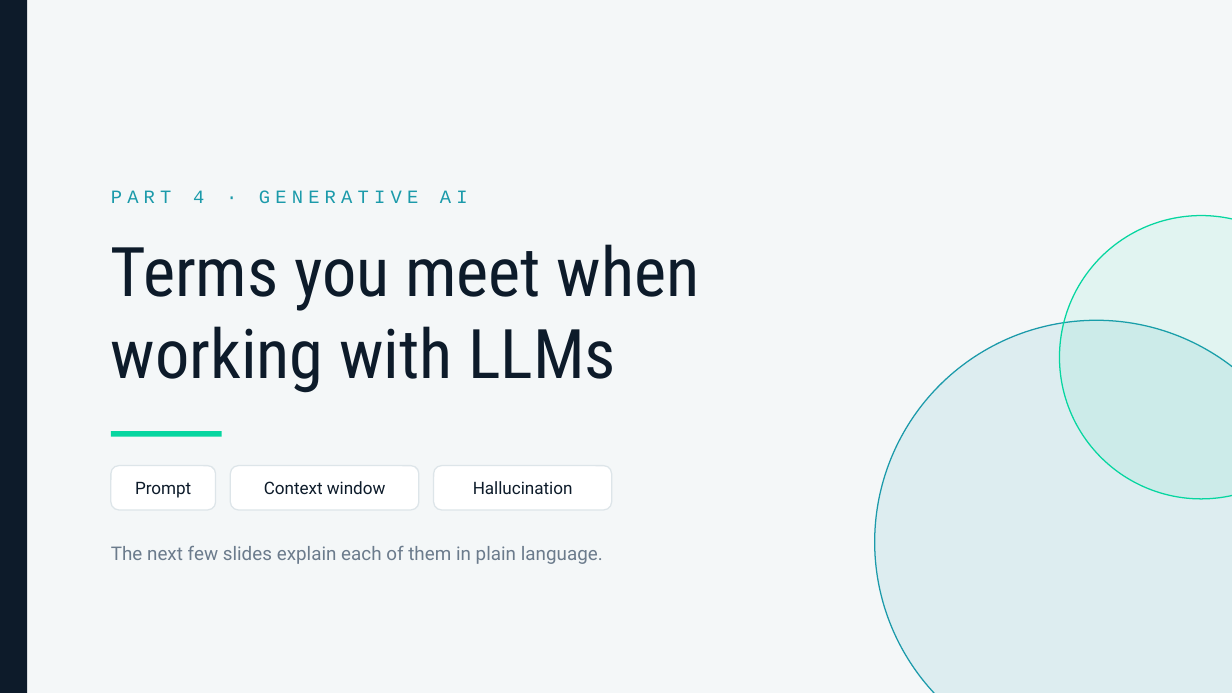
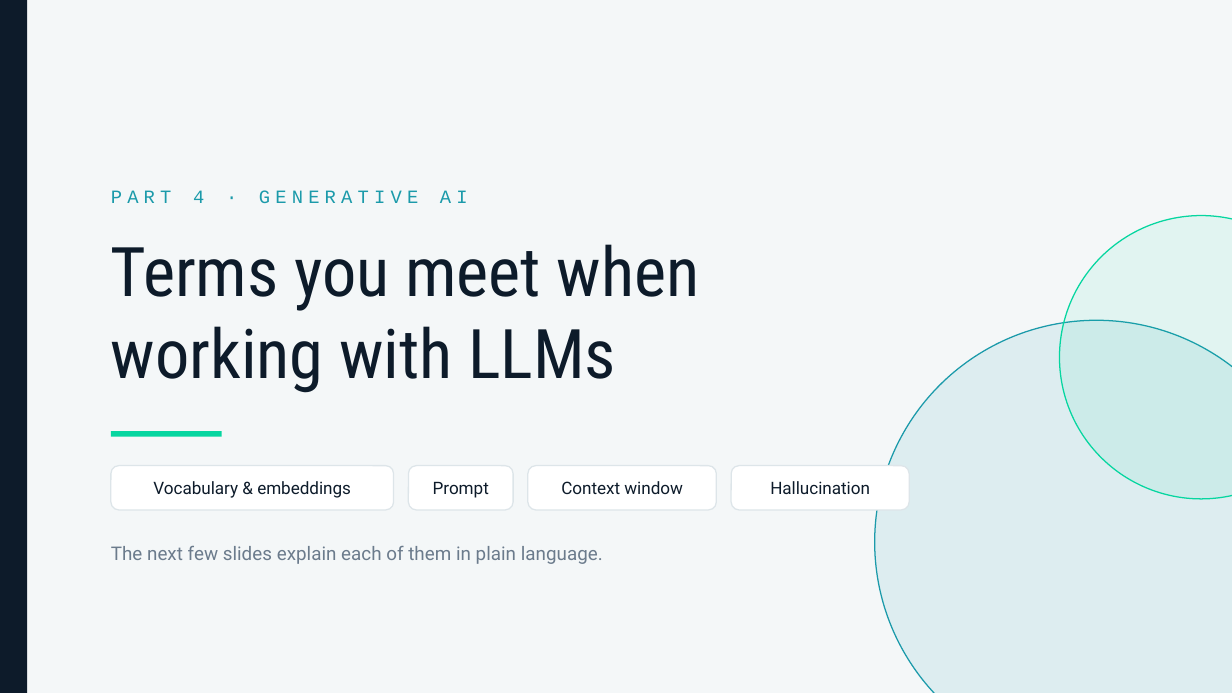
Before and after one commit to lukasroedl/ai-terminology-hell, a slide deck: slide 18 of ai-terminology-hell.pptx. Drawn at 1232x693 pixels with LibreOffice and Linux fonts; fonts in the diff are those of the drawing. Boxes give left, top, right and bottom in pixels: in the first picture for what was removed or moved away, otherwise in the second. Text is boxed around its words. In the diff, an @@ line names an element or a change of style, - is before the commit and + after.

```diff
--- a/ai-terminology-hell.pptx
+++ b/ai-terminology-hell.pptx
@@ rounded rectangle added at bbox=[111, 466, 393, 510], fill #FFFFFF, outline #DDE5E9 0.75 pt, 10 pt, text #0D1B2A @@
+Vocabulary & embeddings
@@ rounded rectangle "Prompt": place and size @@
-rounded rectangle "Prompt" at bbox=[111, 466, 216, 510]
+rounded rectangle "Prompt" at bbox=[408, 466, 513, 510]
@@ rounded rectangle "Context window": place and size @@
-rounded rectangle "Context window" at bbox=[230, 466, 419, 510]
+rounded rectangle "Context window" at bbox=[529, 466, 717, 510]
@@ rounded rectangle "Hallucination": place and size @@
-rounded rectangle "Hallucination" at bbox=[434, 466, 612, 510]
+rounded rectangle "Hallucination" at bbox=[731, 466, 909, 510]
```
Also in this commit, not shown: 6 other slides changed, 1 slide added, 14 other files.
